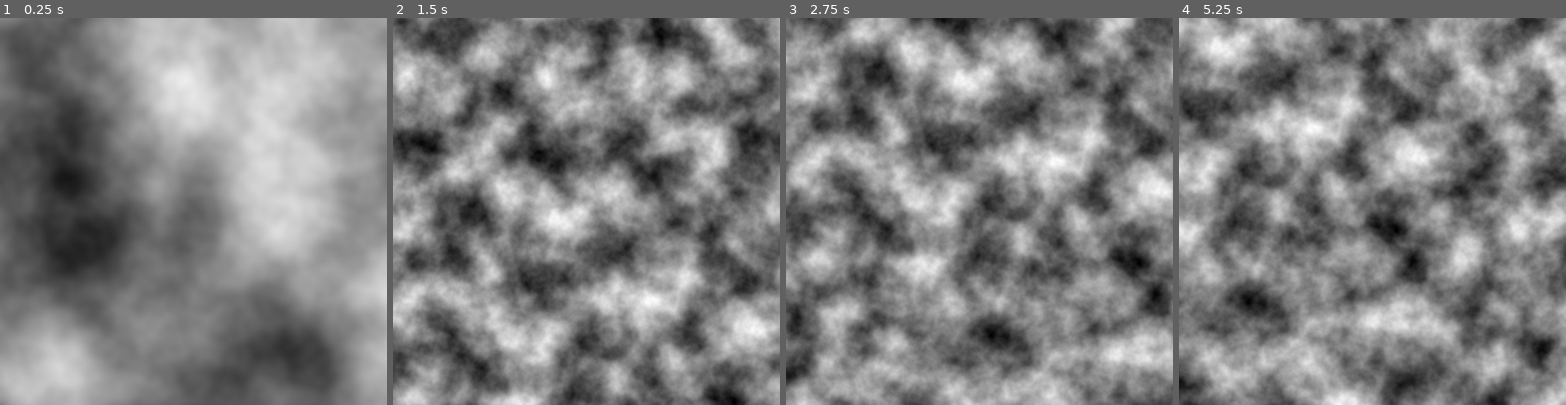
Above: before the commit, frames 1-4 (left to right).
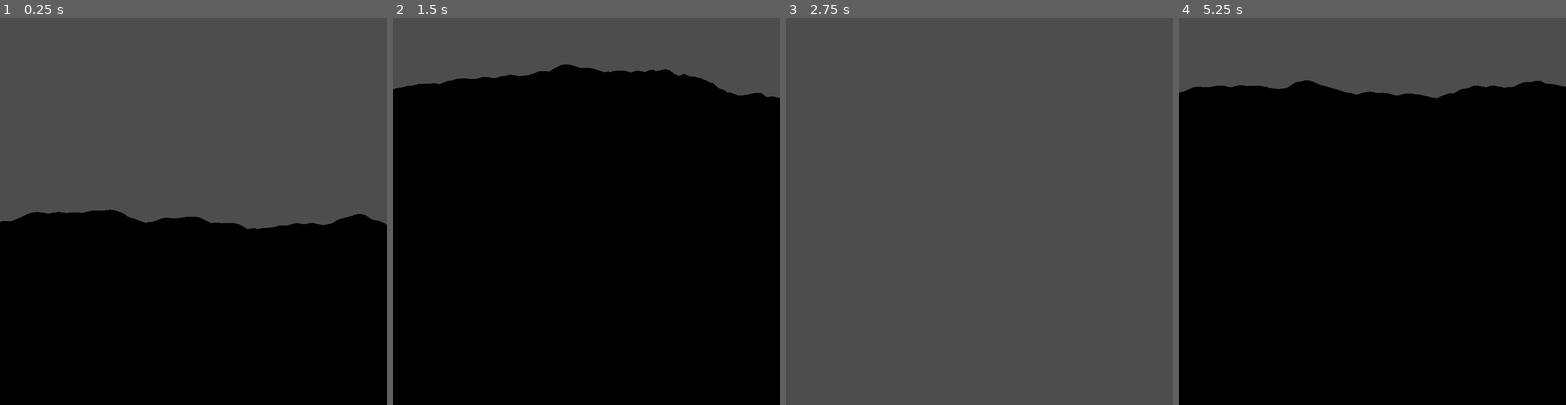
Above: after the commit, the same moments.

Repository: Mo-BiuS/Terrain3DGenTest2
Game: Godot game, scene res://MVC/Main.tscn
Same seed, same stepped clock (60 frames per second), same inputs: the game is played once before the commit and once after it.
Inputs (mouse positions are in pixels of both pictures, inside the frame that each line leads up to):
- Up to frame 1 (0.25 s): no input
- Up to frame 2 (1.5 s): tap Enter at 0.5 s; move the mouse to (671, 192) at 0.52 s; hold D (e, bound only before the commit) 0.53-1.28 s; click (671, 192) at 0.67 s; tap W (n, bound only before the commit) at 0.8, 1.35 s; move the mouse to (509, 230) at 1.27 s; click (509, 230) at 1.42 s
- Up to frame 3 (2.75 s): tap S (s, bound only before the commit) at 1.55 s; tap Space at 2 s; move the mouse to (1018, 126) at 2.02 s; hold S (s, bound only before the commit) from 2.03 s (still down); click (1018, 126) at 2.17 s; tap A (w, bound only before the commit) at 2.3 s
- Up to frame 4 (5.25 s): move the mouse to (1353, 288) at 2.77 s; release S (s, bound only before the commit) at 2.78 s; tap A (w, bound only before the commit) at 2.85 s; click (1353, 288) at 2.92 s; tap D (e, bound only before the commit) at 3.05 s; tap Enter at 3.5 s; move the mouse to (1488, 269) at 3.52 s; hold D (e, bound only before the commit) 3.53-4.28 s; click (1488, 269) at 3.67 s; tap W (n, bound only before the commit) at 3.8, 4.35 s; tap Escape (ui_cancel) at 4.15 s; move the mouse to (1256, 153) at 4.27 s; click (1256, 153) at 4.42 s; tap S (s, bound only before the commit) at 4.55 s; tap Space at 5 s; move the mouse to (1391, 211) at 5.02 s; hold S (s, bound only before the commit) from 5.03 s (still down); click (1391, 211) at 5.17 s

The runs differ from the first frame. In frame 1, 89% of the frame differs, in the area x 0-100%, y 0-100%; in frame 2, 95%; in frame 3, 74%; in frame 4, 96%.

Commit message:
basic terrain gen, and basic camera

Diff:
--- a/MVC/Control/NoiseGenerator.gd
+++ b/MVC/Control/NoiseGenerator.gd
@@ -1,22 +1,11 @@
 class_name NoiseGenerator
 
 var noise:FastNoiseLite = FastNoiseLite.new()
-var minimap:TextureRect = TextureRect.new()
-var map:Dictionary
+var map:Image
 
 func setSeed(seed:int):
 	noise.seed = seed
 
 func genNoiseMap(posX:int,posY:int,rX:int,rY:int,scale:float):
-	map.clear()
-	for x in range(posX-rX,posX+rX):
-		for y in range(posY-rY,posY+rY):
-			if(!map.has(Vector2(x,y)) && sqrt(pow(x-posX,2)+pow(y-posY,2)) < rX):
-				var sampleX:float = x/scale
-				var sampleY:float = y/scale
-				map[Vector2(x,y)] = (noise.get_noise_2d(x,y))
-
-func genMinimap(posX:int,posY:int,rX:int,rY:int):
-	noise.offset = Vector3(posX,posY,0)
-	var img = noise.get_image(rX,rY)
-	minimap.texture = ImageTexture.create_from_image(img)
+	noise.offset = Vector3(posX-rX,posY-rY,0)
+	map = noise.get_image(rX*2,rY*2,false,false,false)
--- a/MVC/Main.gd
+++ b/MVC/Main.gd
@@ -4,32 +4,54 @@
 
 var posX = 0;
 var posY = 0;
+var rx = 128;
+var ry = 128;
+var scaleHeight = 2048*2
+var scaleWidth = 128
 
 func _ready() -> void:
 	noiseGenerator.setSeed(randi())
-	#noiseGenerator.genNoiseMap(posX,posY,128,128,1)
-	noiseGenerator.genMinimap(posX,posY,512,512)
-	add_child(noiseGenerator.minimap)
-	noiseGenerator.minimap.scale = Vector2(8,8)
+	noiseGenerator.genNoiseMap(posX,posY,rx,ry,1)
+	genTerrain()
 
-func _process(delta: float) -> void:
-	var regen = false
 
-	if(Input.is_action_pressed("n")):
-		posY-=4
-		regen=true
-	if(Input.is_action_pressed("e")):
-		posX+=4
-		regen=true
-	if(Input.is_action_pressed("s")):
-		posY+=4
-		regen=true
-	if(Input.is_action_pressed("w")):
-		posX-=4
-		regen=true
+func genTerrain() -> void:
+	var surface_tool = SurfaceTool.new();
+	surface_tool.begin(Mesh.PRIMITIVE_TRIANGLES);
+	var v = 0;
 
-	if(regen):
-		#noiseGenerator.genNoiseMap(posX,posY,128,128,1)
-		noiseGenerator.genMinimap(posX,posY,512,512)
-		add_child(noiseGenerator.minimap)
-		noiseGenerator.minimap.scale = Vector2(2,2)
+	for x in range(rx*2):
+		for y in range(ry*2):
+			var grassColor:Color = Color(.2, randf_range(.6,1), .2)
+			var sandColor:Color = Color(randf_range(.80,.90),randf_range(.80,.90),randf_range(.60,.70))
+			var montainColor:Color = getGreyColor(randf_range(.2,.6))
+
+			for i in [Vector2(0,0),Vector2(1,0),Vector2(1,1),Vector2(0,1)]:
+				var value:float = noiseGenerator.map.get_pixel(x+i.x,y+i.y).r
+
+				if(value < .4):surface_tool.set_color(sandColor)
+				elif(value < .6):surface_tool.set_color(grassColor)
+				else:surface_tool.set_color(montainColor)
+
+				surface_tool.add_vertex(Vector3((posX-rx+x+i.x)*scaleWidth, (value-.5)*scaleHeight, (posY-ry+y+i.y)*scaleWidth));
+
+			surface_tool.add_index(v);
+			surface_tool.add_index(v+1);
+			surface_tool.add_index(v+2);
+
+			surface_tool.add_index(v);
+			surface_tool.add_index(v+2);
+			surface_tool.add_index(v+3);
+			v+=4
+
+	surface_tool.generate_normals()
+	var mesh:MeshInstance3D = MeshInstance3D.new()
+	mesh.mesh = surface_tool.commit()
+	mesh.material_overlay = StandardMaterial3D.new()
+	mesh.material_overlay.vertex_color_use_as_albedo = true
+	mesh.create_convex_collision()
+
+	add_child(mesh)
+
+func getGreyColor(value:float)->Color:
+	return Color(value,value,value)
--- a/MVC/Main.tscn
+++ b/MVC/Main.tscn
@@ -1,11 +1,42 @@
-[gd_scene load_steps=4 format=3 uid="uid://dus6x5txjd8na"]
+[gd_scene load_steps=8 format=3 uid="uid://dus6x5txjd8na"]
 
 [ext_resource type="Script" path="res://MVC/Main.gd" id="1_kbtd7"]
 [ext_resource type="PackedScene" uid="uid://tvrb6k4e8e0w" path="res://MVC/View/InterfaceHandler.tscn" id="2_85yp3"]
 [ext_resource type="Script" path="res://MVC/View/InterfaceHandler.gd" id="3_x3jut"]
+[ext_resource type="Script" path="res://MVC/character_body_3d.gd" id="4_f3m3a"]
+
+[sub_resource type="StandardMaterial3D" id="StandardMaterial3D_0ihil"]
+
+[sub_resource type="PlaceholderMesh" id="PlaceholderMesh_b1qdn"]
+
+[sub_resource type="CapsuleShape3D" id="CapsuleShape3D_pv6x0"]
 
 [node name="Main" type="Node"]
 script = ExtResource("1_kbtd7")
 
 [node name="CanvasLayer" parent="." instance=ExtResource("2_85yp3")]
 script = ExtResource("3_x3jut")
+
+[node name="OmniLight3D" type="OmniLight3D" parent="."]
+transform = Transform3D(1, 0, 0, 0, 1, 0, 0, 0, 1, 0, 256, 0)
+light_color = Color(0.97971, 0.70103, 0.72885, 1)
+light_energy = 16.0
+shadow_enabled = true
+
+[node name="MeshInstance3D" type="MeshInstance3D" parent="."]
+material_override = SubResource("StandardMaterial3D_0ihil")
+mesh = SubResource("PlaceholderMesh_b1qdn")
+
+[node name="CharacterBody3D" type="CharacterBody3D" parent="."]
+transform = Transform3D(1, 0, 0, 0, 1, 0, 0, 0, 1, 0, 320, 0)
+script = ExtResource("4_f3m3a")
+
+[node name="CollisionShape3D" type="CollisionShape3D" parent="CharacterBody3D"]
+shape = SubResource("CapsuleShape3D_pv6x0")
+
+[node name="Neck" type="Node3D" parent="CharacterBody3D"]
+transform = Transform3D(1, 0, 0, 0, 1, 0, 0, 0, 1, 0, -256, 0)
+
+[node name="Camera3d" type="Camera3D" parent="CharacterBody3D/Neck"]
+transform = Transform3D(1, 0, 0, 0, 1, 0, 0, 0, 1, 0, 256, 0)
+far = 65536.0
--- /dev/null
+++ b/MVC/character_body_3d.gd
@@ -0,0 +1,35 @@
+extends CharacterBody3D
+
+
+const SPEED = 800
+const JUMP_VELOCITY = 800
+
+# Get the gravity from the project settings to be synced with RigidDynamicBody nodes.
+var gravity: float = 1000
+@onready var neck := $Neck
+@onready var camera := $Neck/Camera3d
+
+func _unhandled_input(event: InputEvent) -> void:
+	if event is InputEventMouseButton:
+		Input.set_mouse_mode(Input.MOUSE_MODE_CAPTURED)
+	elif event.is_action_pressed("ui_cancel"):
+		Input.set_mouse_mode(Input.MOUSE_MODE_VISIBLE)
+	if Input.get_mouse_mode() == Input.MOUSE_MODE_CAPTURED:
+		if event is InputEventMouseMotion:
+			neck.rotate_y(-event.relative.x * 0.01)
+			camera.rotate_x(-event.relative.y * 0.01)
+			camera.rotation.x = clamp(camera.rotation.x, deg_to_rad(-30), deg_to_rad(60))
+
+
+func _physics_process(delta: float) -> void:
+
+	var input_dir := Input.get_vector("left", "right", "forward", "back")
+	var direction = (neck.transform.basis * Vector3(input_dir.x, 0, input_dir.y)).normalized()
+	if direction:
+		velocity.x = direction.x * SPEED
+		velocity.z = direction.z * SPEED
+	else:
+		velocity.x = move_toward(velocity.x, 0, SPEED)
+		velocity.z = move_toward(velocity.z, 0, SPEED)
+
+	move_and_slide()
--- a/project.godot
+++ b/project.godot
@@ -26,23 +26,28 @@
 
 [input]
 
-n={
+left={
+"deadzone": 0.5,
+"events": [Object(InputEventKey,"resource_local_to_scene":false,"resource_name":"","device":-1,"window_id":0,"alt_pressed":false,"shift_pressed":false,"ctrl_pressed":false,"meta_pressed":false,"pressed":false,"keycode":0,"physical_keycode":65,"key_label":0,"unicode":113,"location":0,"echo":false,"script":null)
+]
+}
+right={
+"deadzone": 0.5,
+"events": [Object(InputEventKey,"resource_local_to_scene":false,"resource_name":"","device":-1,"window_id":0,"alt_pressed":false,"shift_pressed":false,"ctrl_pressed":false,"meta_pressed":false,"pressed":false,"keycode":0,"physical_keycode":68,"key_label":0,"unicode":100,"location":0,"echo":false,"script":null)
+]
+}
+forward={
 "deadzone": 0.5,
 "events": [Object(InputEventKey,"resource_local_to_scene":false,"resource_name":"","device":-1,"window_id":0,"alt_press …(192 unchanged characters)…
 ]
 }
-s={
+back={
 "deadzone": 0.5,
 "events": [Object(InputEventKey,"resource_local_to_scene":false,"resource_name":"","device":-1,"window_id":0,"alt_press …(192 unchanged characters)…
 ]
 }
-e={
+space={
 "deadzone": 0.5,
-"events": [Object(InputEventKey,"resource_local_to_scene":fa …(140 unchanged characters)… d":false,"keycode":0,"physical_keycode":68,"key_label":0,"unicode":100,"location":0,"echo":false,"script":null)
+"events": [Object(InputEventKey,"resource_local_to_scene":fa …(140 unchanged characters)… d":false,"keycode":0,"physical_keycode":32,"key_label":0,"unicode":32,"location":0,"echo":false,"script":null)
 ]
 }
-w={
-"deadzone": 0.5,
-"events": [Object(InputEventKey,"resource_local_to_scene":false,"resource_name":"","device":-1,"window_id":0,"alt_pressed":false,"shift_pressed":false,"ctrl_pressed":false,"meta_pressed":false,"pressed":false,"keycode":0,"physical_keycode":65,"key_label":0,"unicode":113,"location":0,"echo":false,"script":null)
-]
-}
